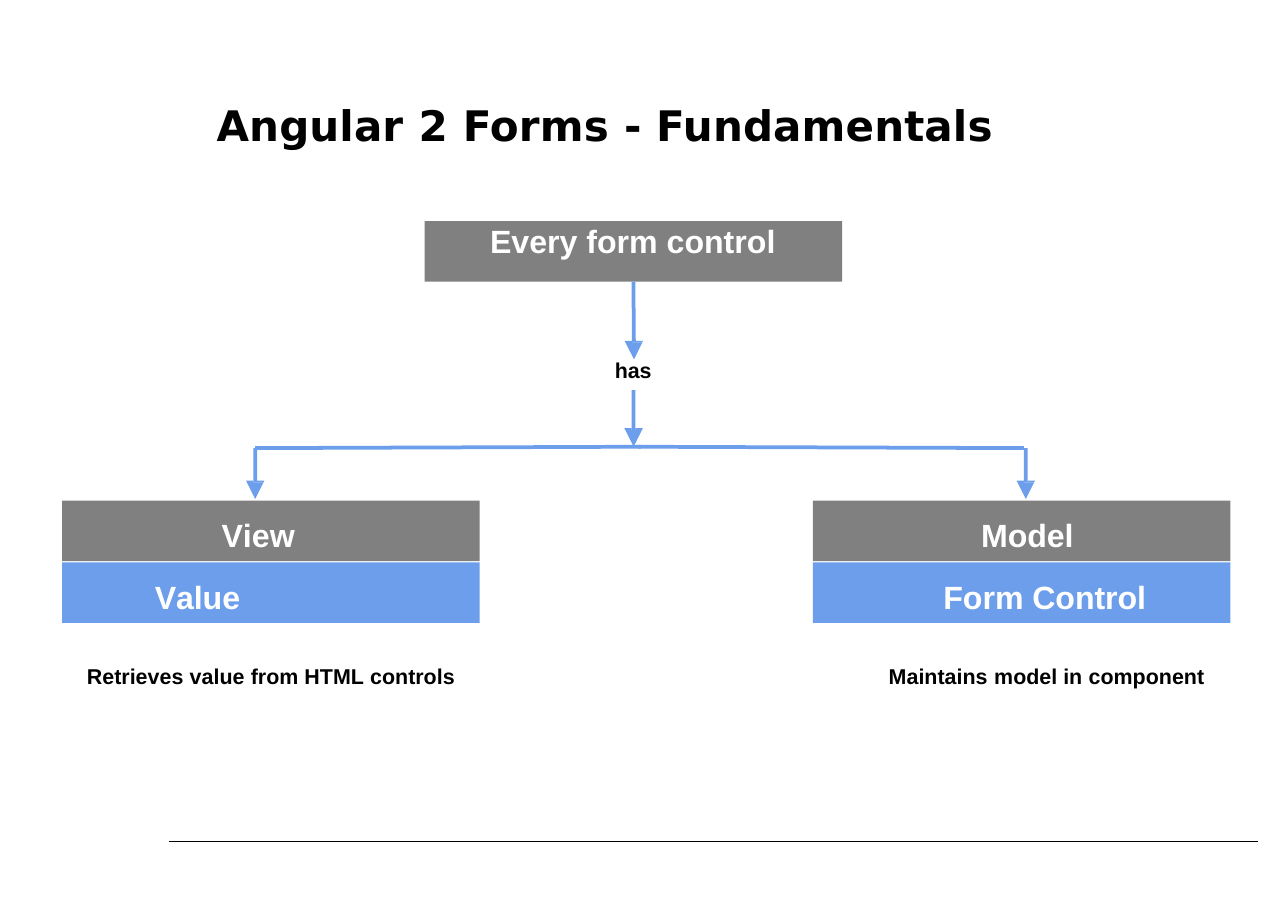
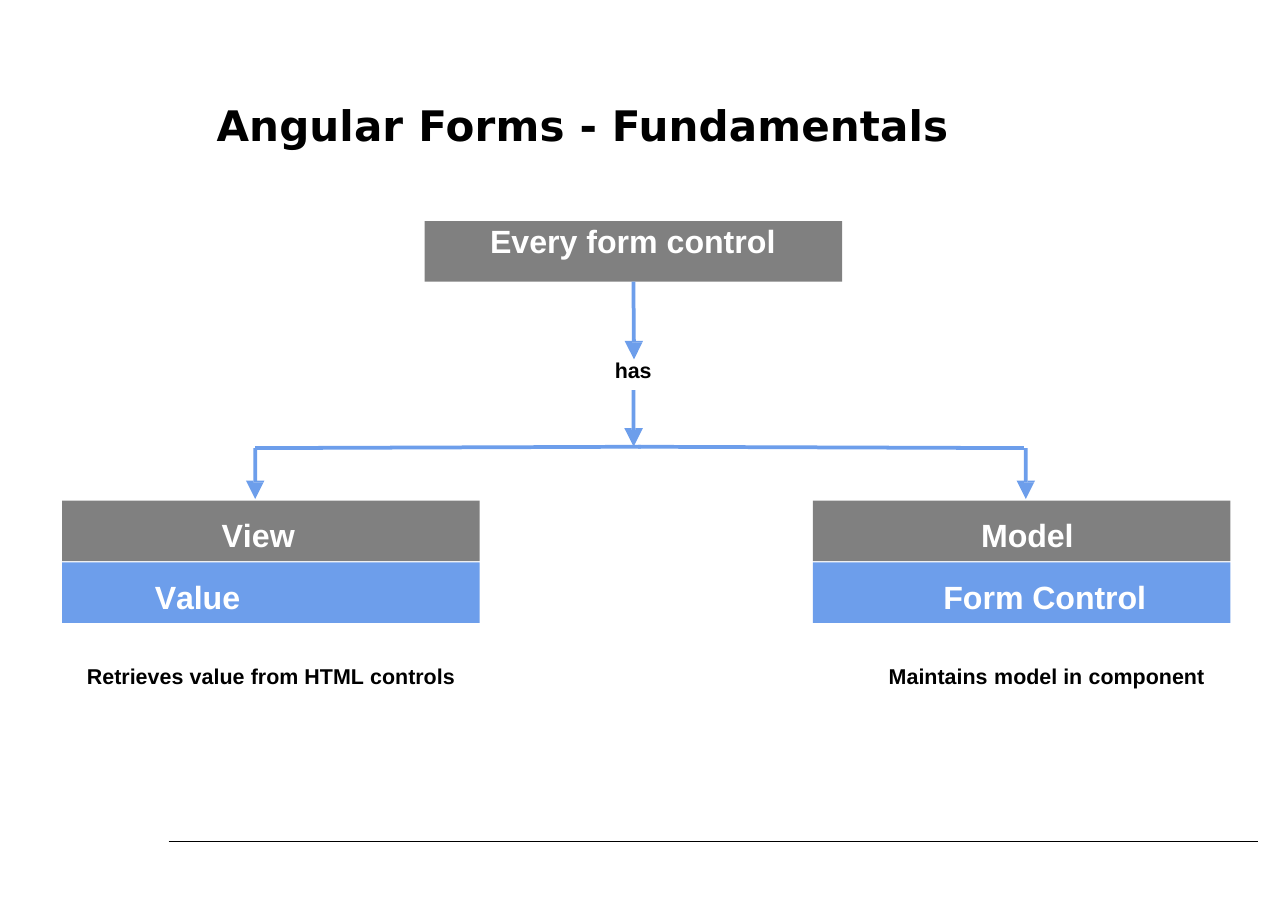
Before and after one commit to petereijgermans11/workshop-angular7, a slide deck: slide 11 of PPT/06- Angular Forms.pptx. Drawn at 1288x911 pixels with LibreOffice and Linux fonts; fonts in the diff are those of the drawing. Boxes give left, top, right and bottom in pixels: in the first picture for what was removed or moved away, otherwise in the second. Text is boxed around its words. In the diff, an @@ line names an element or a change of style, - is before the commit and + after.

```diff
--- a/PPT/06- Angular Forms.pptx
+++ b/PPT/06- Angular Forms.pptx
@@ text at (217,109,948,150): text changed @@
-Angular 2 Forms - Fundamentals
+Angular Forms - Fundamentals
```
Also in this commit, not shown: 11 other slides changed, 7 other files.
